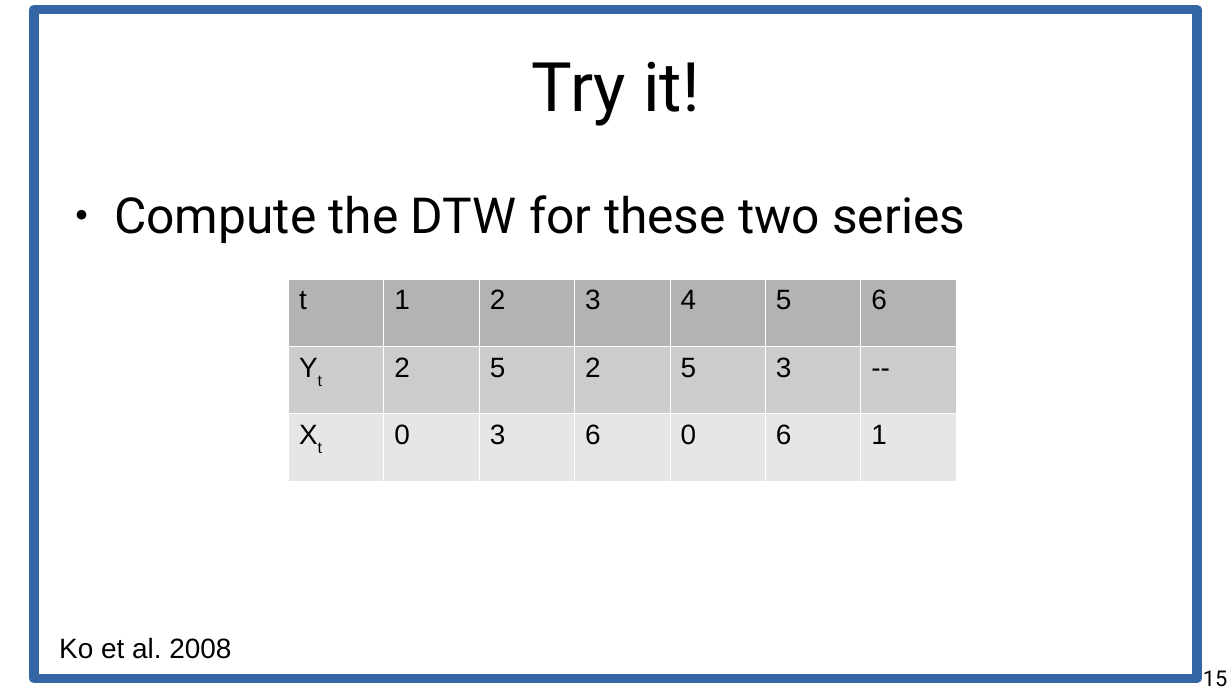
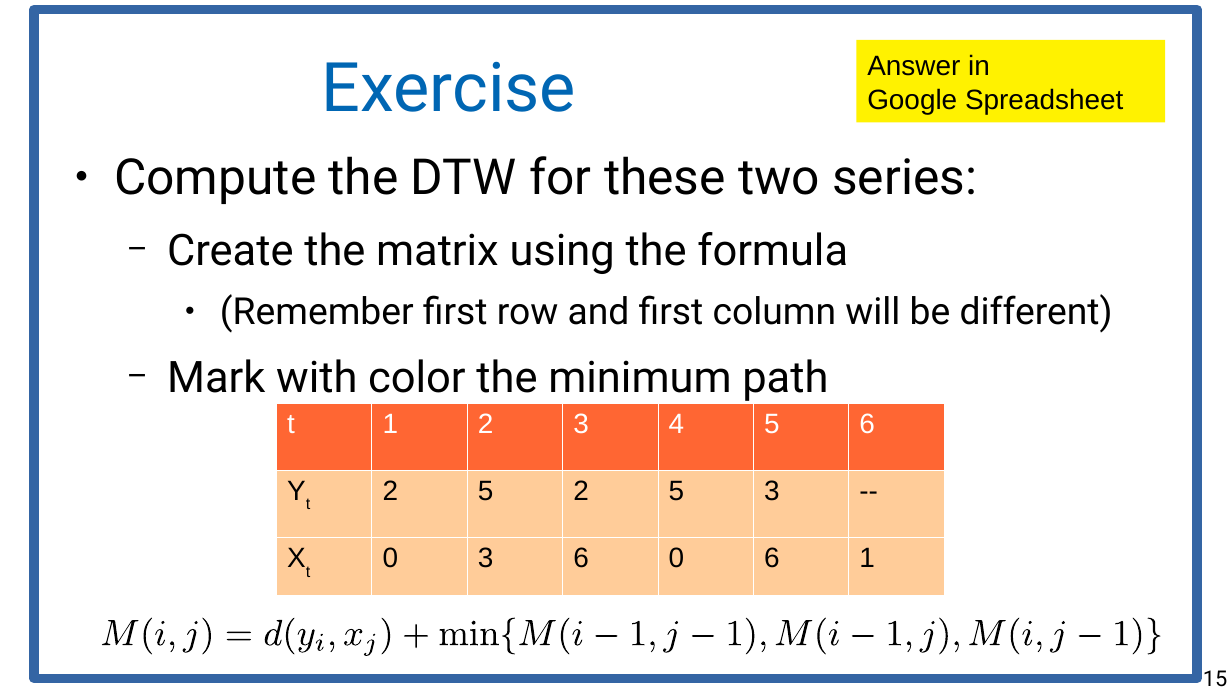
Before and after one commit to marco-calautti/data-mining-course, a slide deck: slide 15 of theory/tt28_time_series_similarity.odp. Drawn at 1232x693 pixels with LibreOffice and Linux fonts; fonts in the diff are those of the drawing. Boxes give left, top, right and bottom in pixels: in the first picture for what was removed or moved away, otherwise in the second. Text is boxed around its words. In the diff, an @@ line names an element or a change of style, - is before the commit and + after.

```diff
--- a/theory/tt28_time_series_similarity.odp
+++ b/theory/tt28_time_series_similarity.odp
@@ rectangle added at <box>856,40,1165,123</box>, fill #FFF200, 18 pt, text #000000 @@
+Answer in
+Google Spreadsheet
@@ title at <box>322,61,576,112</box>: text changed; text colour #000000 to #0066B3 @@
-Try it!
+Exercise
@@ text at <box>114,156,1113,401</box>: text changed; size 32 to 28 pt @@
-● Compute the DTW for these two series
+● Compute the DTW for these two series:
+  − Create the matrix using the formula
+    ● (Remember first row and first column will be different)
+  − Mark with color the minimum path
@@ table at <box>276,402,941,595</box> @@
@@ fill #B3B3B3 to #FF6633 in row 1 @@
@@ fill #CCCCCC to #FFCC99 in row 2 @@
@@ fill #E6E6E6 to #FFCC99 in row 3 @@
@@ text colour #000000 to #FFFFFF in "t", "1", "2", "3" and 3 more places @@
@@ table: place and size @@
-table at <box>288,279,954,481</box>
+table at <box>276,402,941,595</box>
@@ group added at <box>101,618,1164,656</box>: 50 freeform shapes @@
@@ text removed at <box>59,637,231,659</box> @@
-Ko et al. 2008
```
Also in this commit, not shown: 1 other slide changed, 2 slides added, 1 slide removed, 3 other files.
